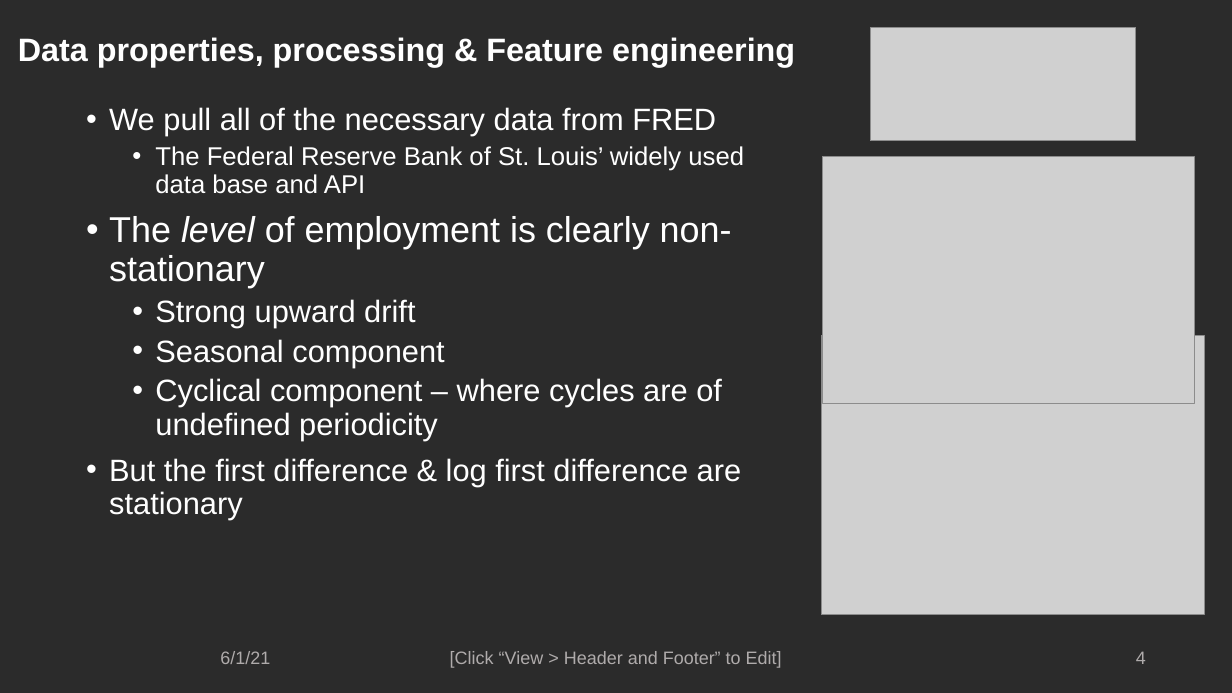
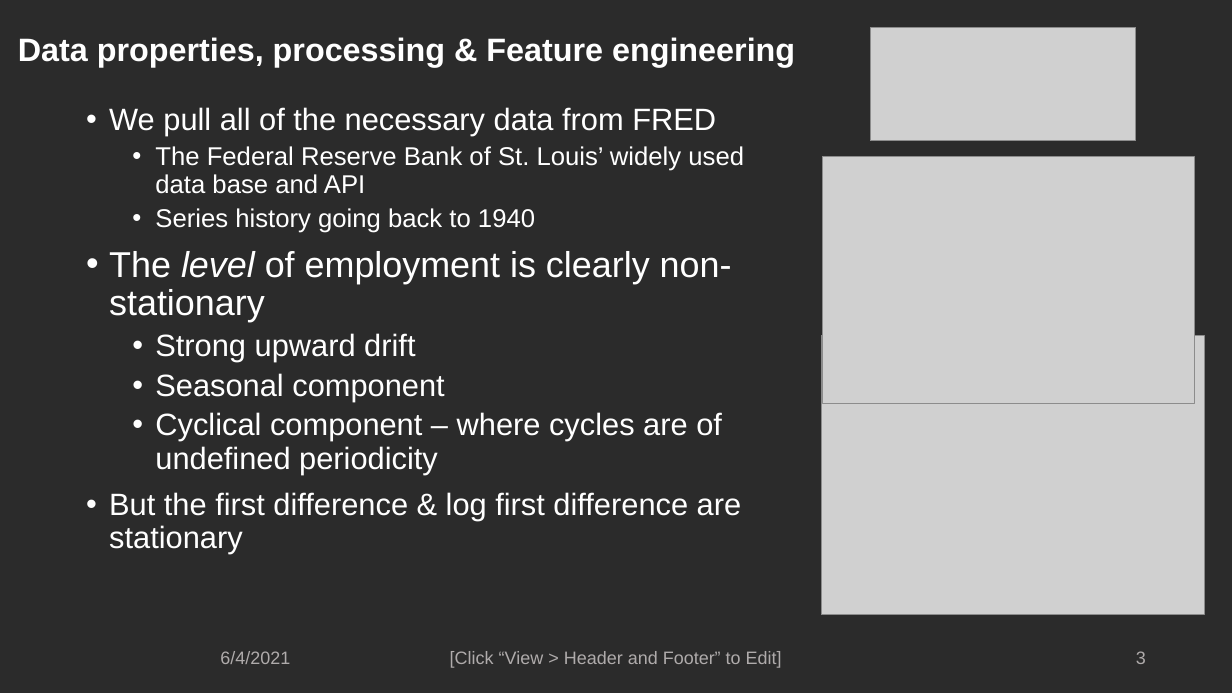
Before and after one commit to co237/forecasting_final, a slide deck: slide 4 of time_series_final_project_group10.pptx (slide 5 before the commit). Drawn at 1232x693 pixels with LibreOffice and Linux fonts; fonts in the diff are those of the drawing; grey boxes stand for pictures; background and template pictures are left out; a plain dark background stands for a picture behind light text. Boxes give left, top, right and bottom in pixels: in the first picture for what was removed or moved away, otherwise in the second. Text is boxed around its words. In the diff, an @@ line names an element or a change of style, - is before the commit and + after.

```diff
--- a/time_series_final_project_group10.pptx
+++ b/time_series_final_project_group10.pptx
@@ text at (155,208,535,233): paragraph added @@
+  • Series history going back to 1940
@@ text at (220,651,290,664): text changed @@
-6/1/21
+6/4/2021
@@ page number at (1136,651,1146,664): text changed @@
-4
+3
```
Also in this commit, not shown: 8 other slides changed, 1 slide added, 1 slide removed.
